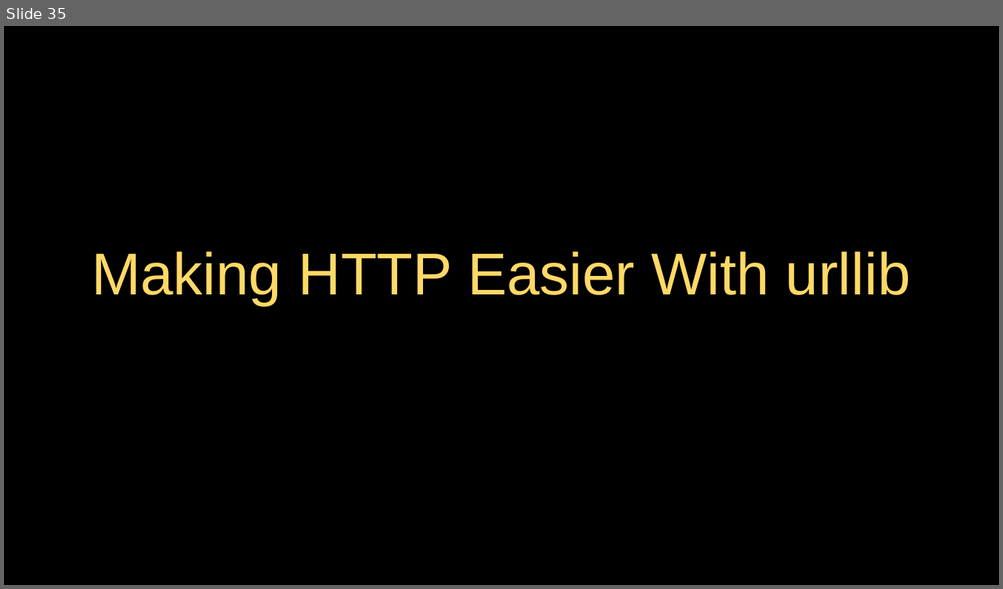
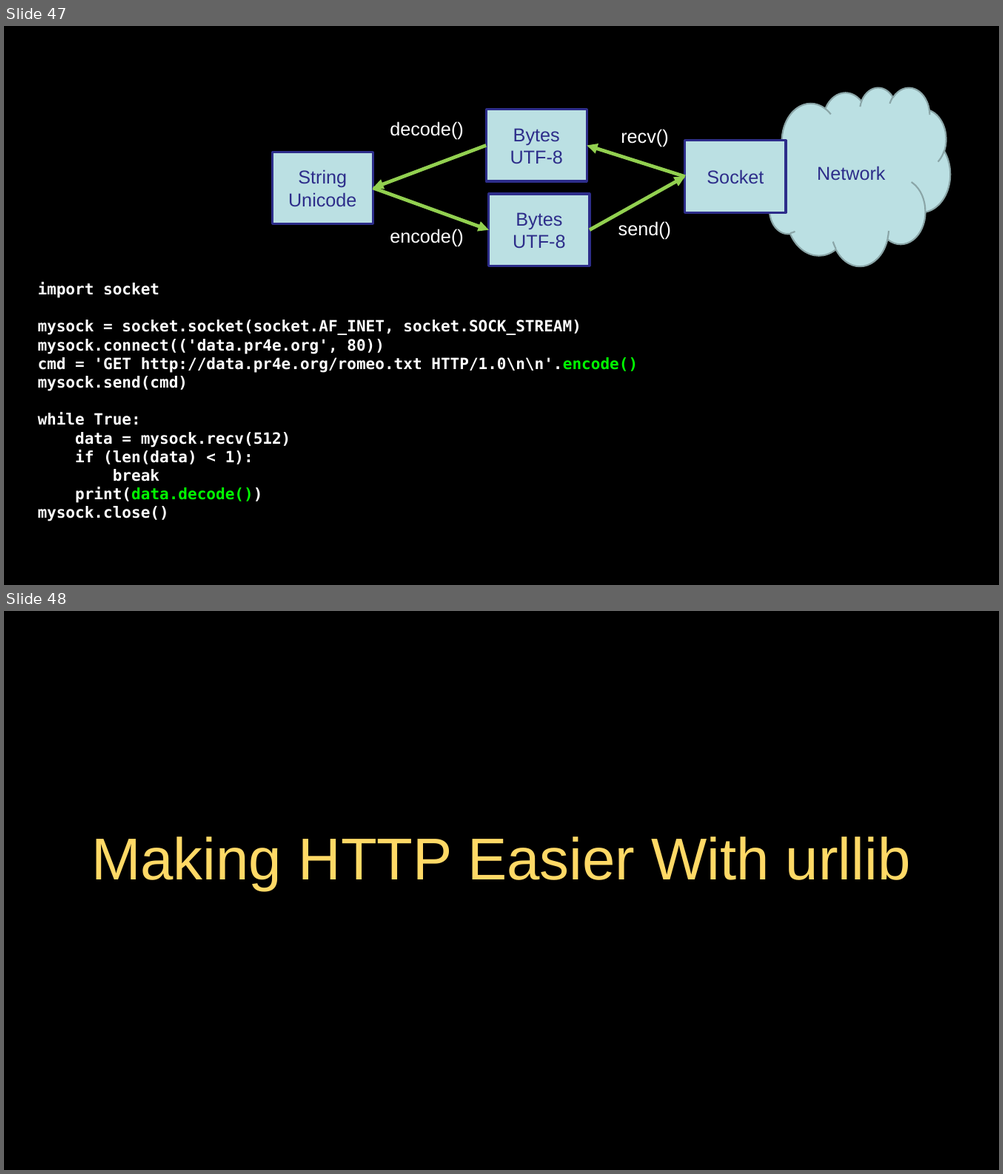
Before and after one commit to csev/py4e, a slide deck: lectures3/Pythonlearn-12-HTTP.pptx. Shown one above the other, each under a label of ours: slide 35 before the commit, slides 47 and 48 after it. The pictures are 1003x589 and 1003x1174 pixels, drawn with LibreOffice and Linux fonts; fonts in the diff are those of the drawing. Boxes give left, top, right and bottom in pixels: in the first picture for what was removed or moved away, otherwise in the second. Text is boxed around its words. In the diff, an @@ line names an element or a change of style, - is before the commit and + after.

```diff
--- a/lectures3/Pythonlearn-12-HTTP.pptx
+++ b/lectures3/Pythonlearn-12-HTTP.pptx
@@ slide 47 added at box(4, 26, 999, 585), background #000000; not listed: 1 template element that a slide beside it also shows @@
@@ cloud added at box(765, 87, 949, 266), fill #BBE0E3, outline #8AA6A8 2 pt, 24 pt, text #2D2D8A @@
+Network
@@ rectangle added at box(486, 110, 586, 181), fill #BBE0E3, outline #2D2D8A 3 pt, 24 pt, text #2D2D8A @@
+Bytes
+UTF-8
@@ text added at box(390, 121, 463, 140), 24 pt, text #FFFFFF @@
+decode()
@@ text added at box(620, 129, 668, 147), 24 pt, text #FFFFFF @@
+recv()
@@ rectangle added at box(272, 152, 373, 224), fill #BBE0E3, outline #2D2D8A 3 pt, 24 pt, text #2D2D8A @@
+String
+Unicode
@@ arrow added from (486, 146) to (373, 188), #92D050 4.5 pt @@
@@ arrow added from (685, 176) to (586, 146), #92D050 4.5 pt @@
@@ rectangle added at box(685, 141, 785, 212), fill #BBE0E3, outline #2D2D8A 3 pt, 24 pt, text #2D2D8A @@
+Socket
@@ arrow added from (589, 230) to (685, 176), #92D050 4.5 pt @@
@@ arrow added from (373, 188) to (489, 230), #92D050 4.5 pt @@
@@ rectangle added at box(489, 194, 589, 266), fill #BBE0E3, outline #2D2D8A 3 pt, 24 pt, text #2D2D8A @@
+Bytes
+UTF-8
@@ text added at box(618, 221, 671, 239), 24 pt, text #FFFFFF @@
+send()
@@ text added at box(390, 229, 463, 247), 24 pt, text #FFFFFF @@
+encode()
@@ text added at box(38, 282, 637, 522), 20 pt, text #FFFFFF, bold @@
+import socket
+mysock = socket.socket(socket.AF_INET, socket.SOCK_STREAM)
+mysock.connect(('data.pr4e.org', 80))
+cmd = 'GET http://data.pr4e.org/romeo.txt HTTP/1.0\n\n'.encode()
+mysock.send(cmd)
+while True:
+data = mysock.recv(512)
+if (len(data) < 1):
+break
+print(data.decode())
+mysock.close()
@@ what was slide 35 is now slide 48 @@
```
Also in this commit, not shown: 5 slides changed, 12 other slides added, 5 other files.
